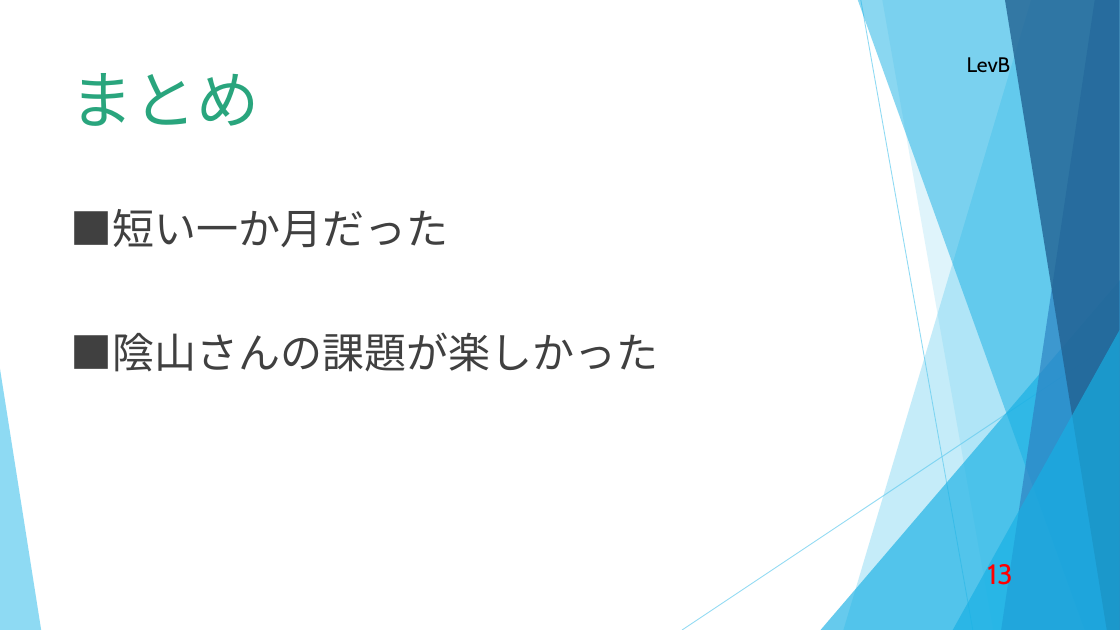
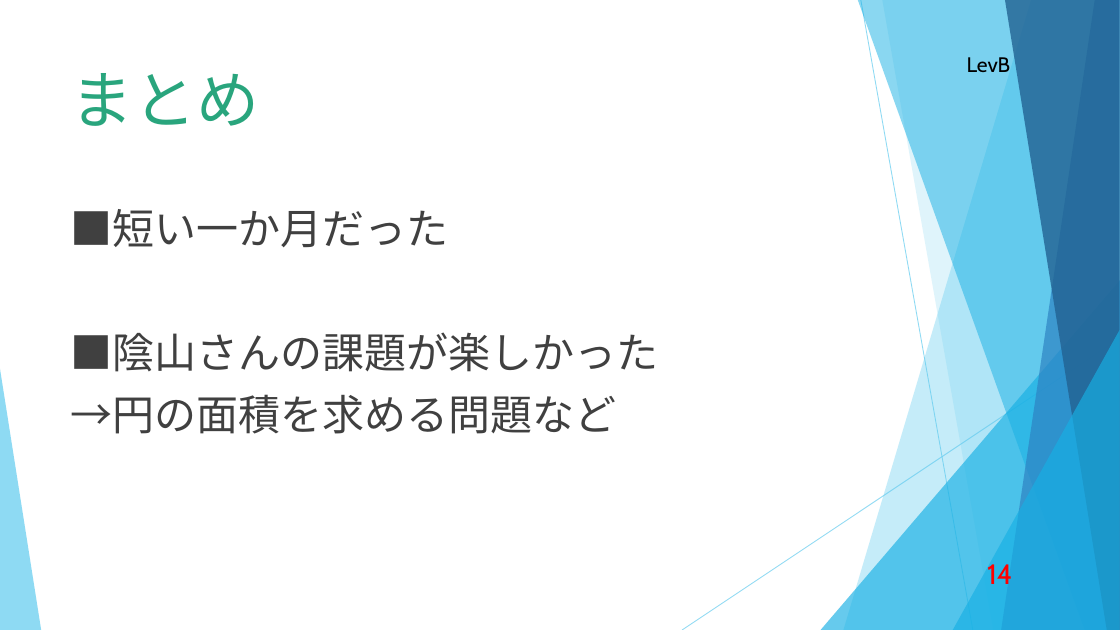
Before and after one commit to d-nakamura1/1st-training, a slide deck: slide 14 of 成果発表(中村大輝).pptx (slide 13 before the commit). Drawn at 1120x630 pixels with LibreOffice and Linux fonts; fonts in the diff are those of the drawing. Boxes give left, top, right and bottom in pixels: in the first picture for what was removed or moved away, otherwise in the second. Text is boxed around its words. In the diff, an @@ line names an element or a change of style, - is before the commit and + after.

```diff
--- a/成果発表(中村大輝).pptx
+++ b/成果発表(中村大輝).pptx
@@ text at (71, 394, 617, 434): paragraph added @@
+→円の面積を求める問題など
@@ page number at (987, 564, 1013, 584): text changed @@
-13
+14
```
Also in this commit, not shown: 5 other slides changed, 2 slides added, 1 slide removed.
